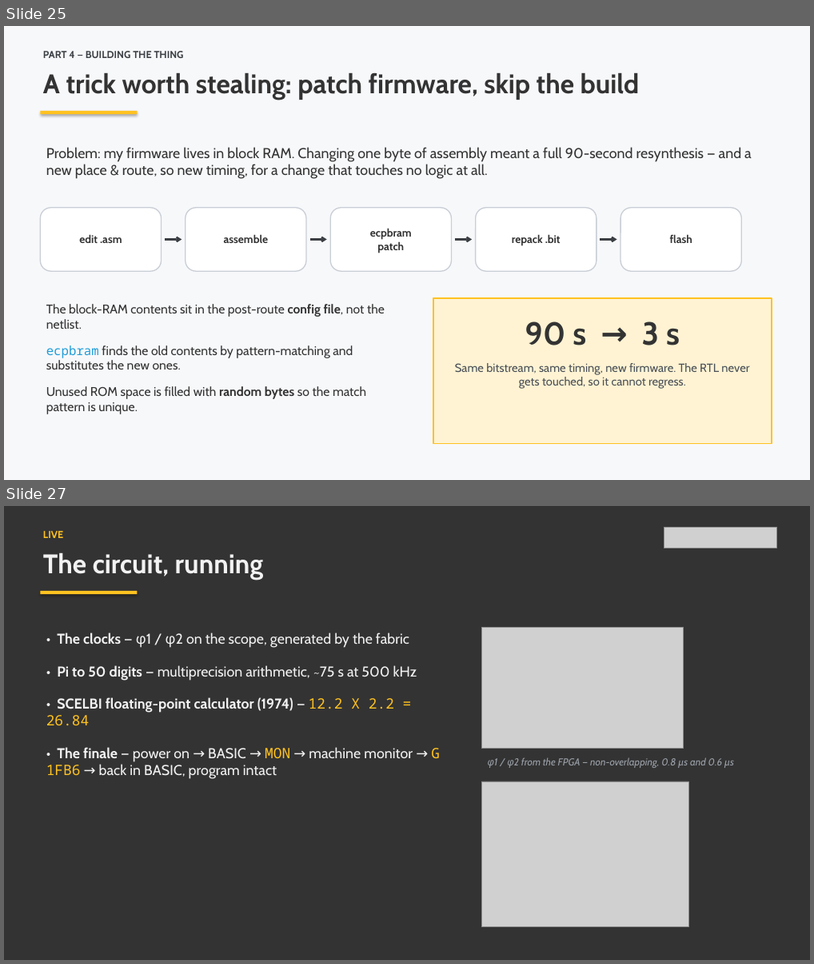
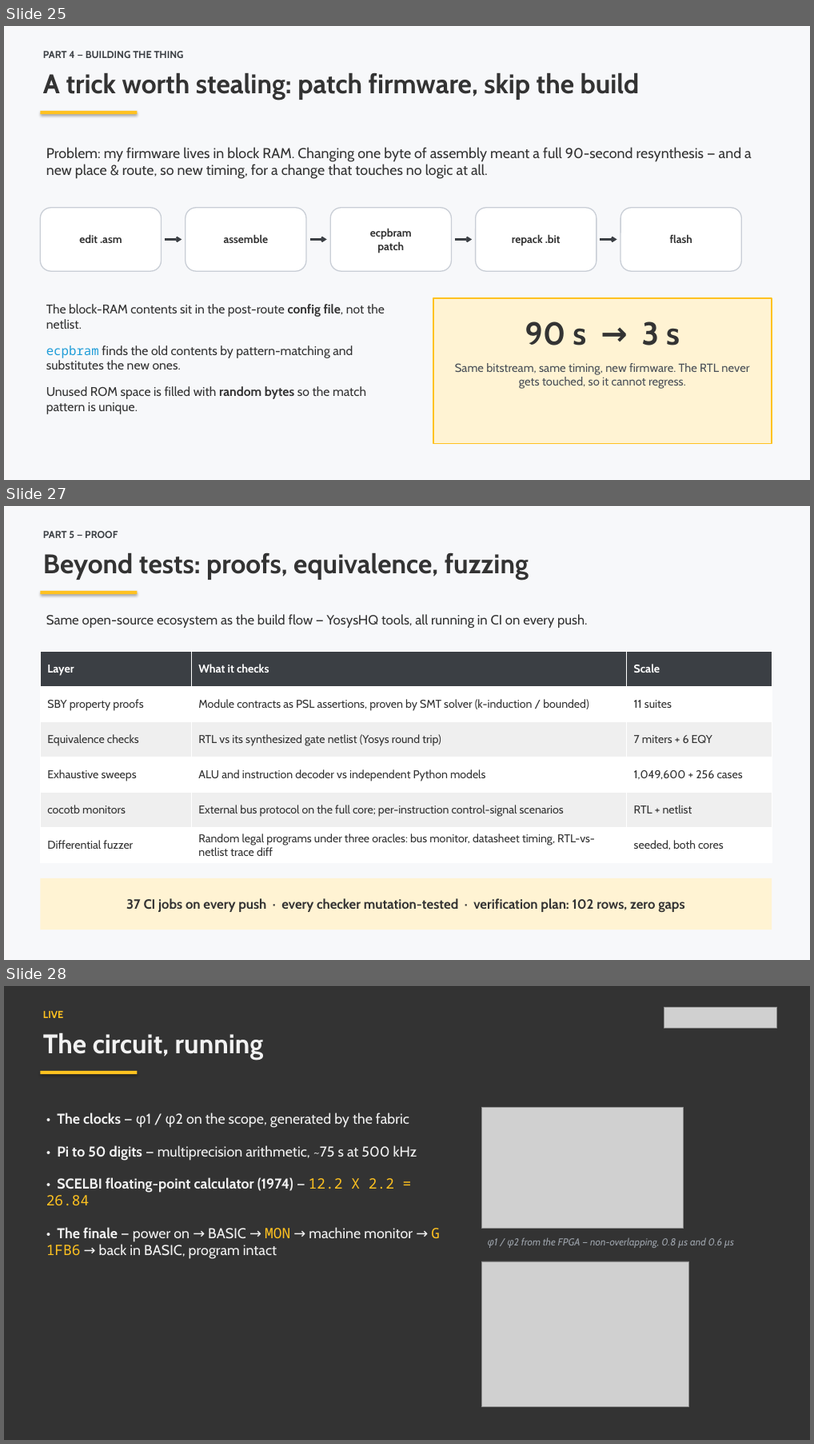
Before and after one commit to robertrico/intel-8008-vhdl, a slide deck: docs/fpga-presentation/fpga_talk.pptx. Shown one above the other, each under a label of ours: slides 25 and 27 before the commit, slides 25, 27 and 28 after it; the slides between them are not shown. The pictures are 814x964 and 814x1444 pixels, drawn with LibreOffice and Linux fonts; fonts in the diff are those of the drawing; grey boxes stand for pictures. Boxes give left, top, right and bottom in pixels: in the first picture for what was removed or moved away, otherwise in the second. Text is boxed around its words. In the diff, an @@ line names an element or a change of style, - is before the commit and + after.

```diff
--- a/docs/fpga-presentation/fpga_talk.pptx
+++ b/docs/fpga-presentation/fpga_talk.pptx
@@ slide 27 added at <box>4,506,810,960</box>, background #F7F8FA @@
@@ text added at <box>43,531,118,538</box>, 12 pt, text #3B3F44, bold @@
+PART 5 — PROOF
@@ text added at <box>43,553,529,580</box>, 32 pt, text #333333, bold @@
+Beyond tests: proofs, equivalence, fuzzing
@@ rectangle added at <box>40,591,137,594</box>, fill #FFC220 @@
@@ text added at <box>46,614,588,628</box>, 16 pt, text #333333 @@
+Same open-source ecosystem as the build flow — YosysHQ tools, all running in CI on every push.
@@ table added at <box>40,651,772,863</box>, 6 rows, 3 columns @@
+Layer | What it checks | Scale
+SBY property proofs | Module contracts as PSL assertions, proven by SMT solver (k-induction / bounded) | 11 suites
+Equivalence checks | RTL vs its synthesized gate netlist (Yosys round trip) | 7 miters + 6 EQY
+Exhaustive sweeps | ALU and instruction decoder vs independent Python models | 1,049,600 + 256 cases
+cocotb monitors | External bus protocol on the full core; per-instruction control-signal scenarios | RTL + netlist
+Differential fuzzer | Random legal programs under three oracles: bus monitor, datasheet timing, RTL-vs-netlist trace diff | seeded, both cores
@@ rectangle added at <box>40,878,772,929</box>, fill #FFF3D3, 16 pt, text #333333, bold @@
+37 CI jobs on every push · every checker mutation-tested · verification plan: 102 rows, zero gaps
@@ what was slide 27 is now slide 28 @@
```
Also in this commit, not shown: 7 slides changed, 5 other files.
